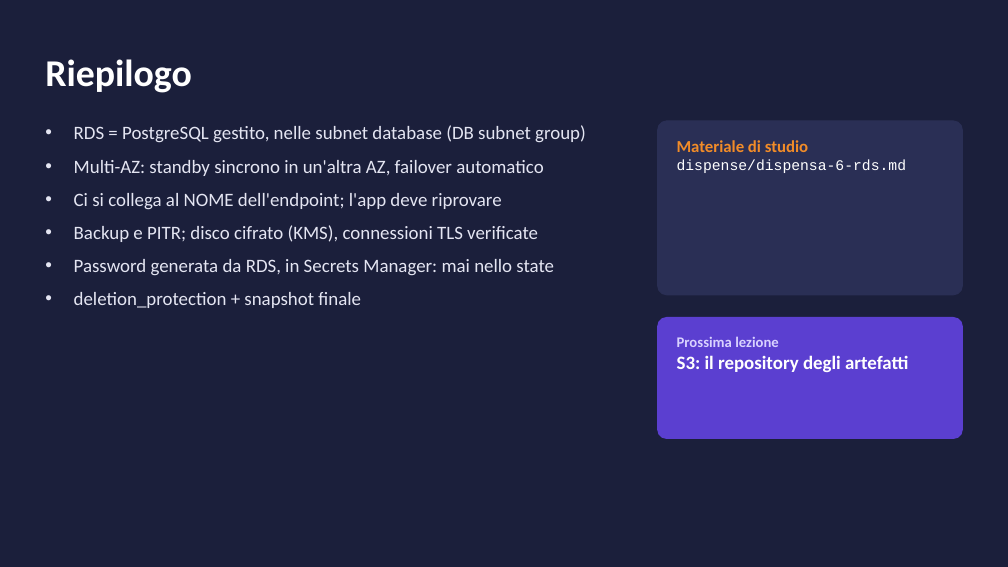
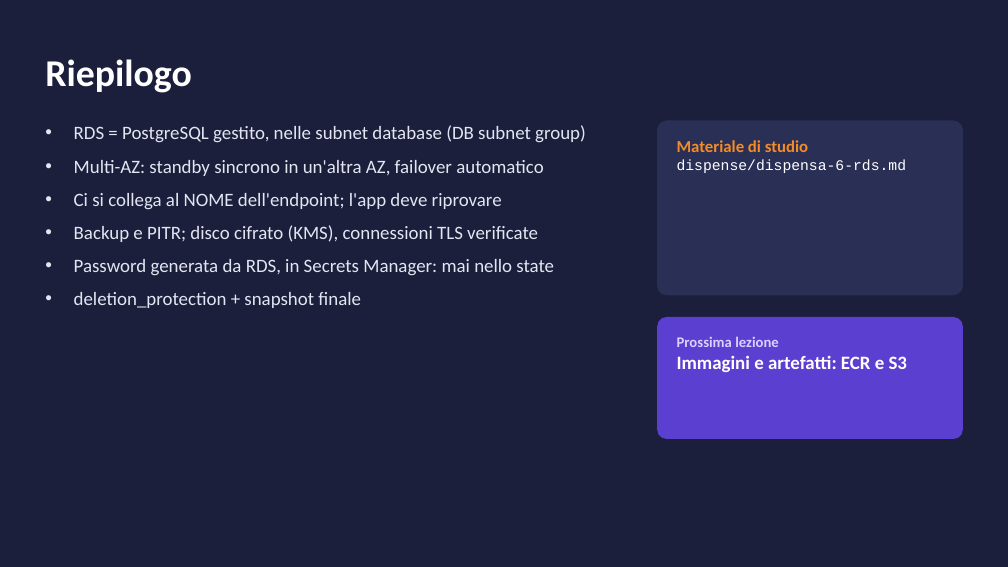
Before and after one commit to cereZ23/aws, a slide deck: slide 24 of slide/slide-6-rds.pptx. Drawn at 1008x567 pixels with LibreOffice and Linux fonts; fonts in the diff are those of the drawing. Boxes give left, top, right and bottom in pixels: in the first picture for what was removed or moved away, otherwise in the second. Text is boxed around its words. In the diff, an @@ line names an element or a change of style, - is before the commit and + after.

```diff
--- a/slide/slide-6-rds.pptx
+++ b/slide/slide-6-rds.pptx
@@ text at bbox=[677, 356, 908, 372]: text changed @@
-S3: il repository degli artefatti
+Immagini e artefatti: ECR e S3
```
Also in this commit, not shown: 1 other slide changed, 9 other files.
